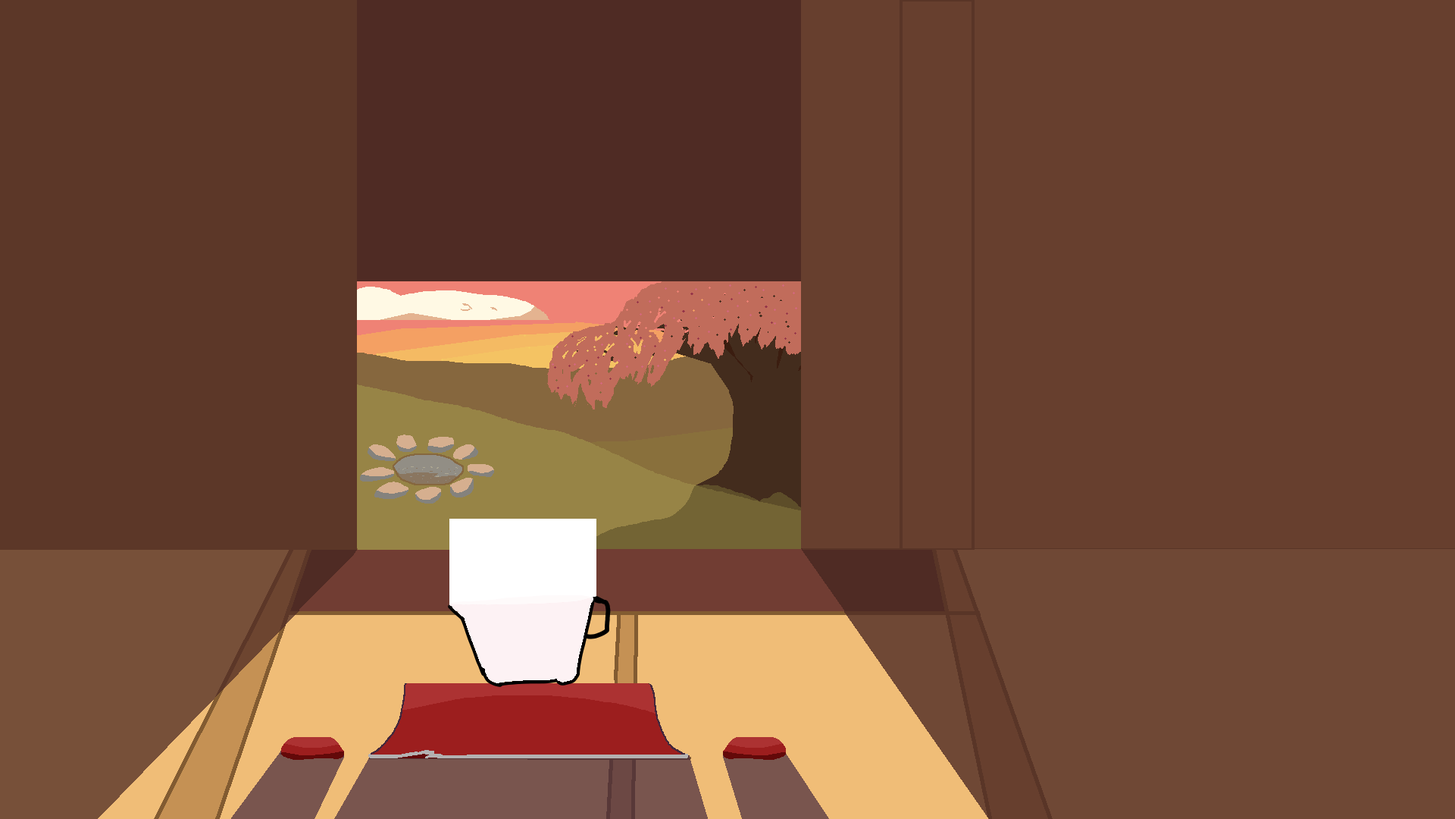
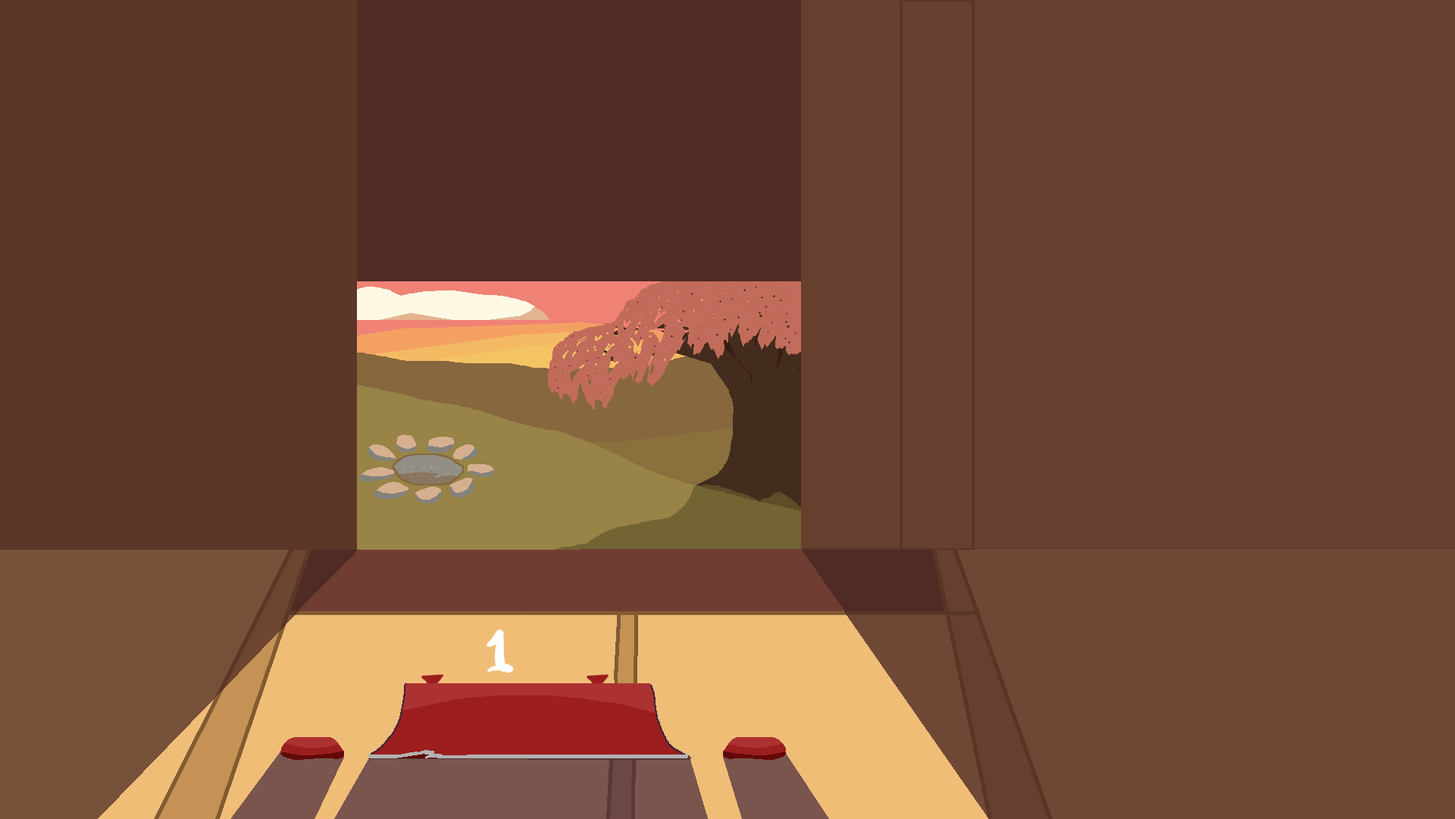
Comparing the layer stacks of the two 1455x819 images. Changes:
removed layer "Paint Layer 4" over [421, 533, 611, 687]
removed layer "Timer Screen.png" over [421, 303, 611, 687]
showed "NumberOne", painted on it over [421, 518, 611, 687]
added layer "Timer Screen" over [421, 303, 611, 687]
